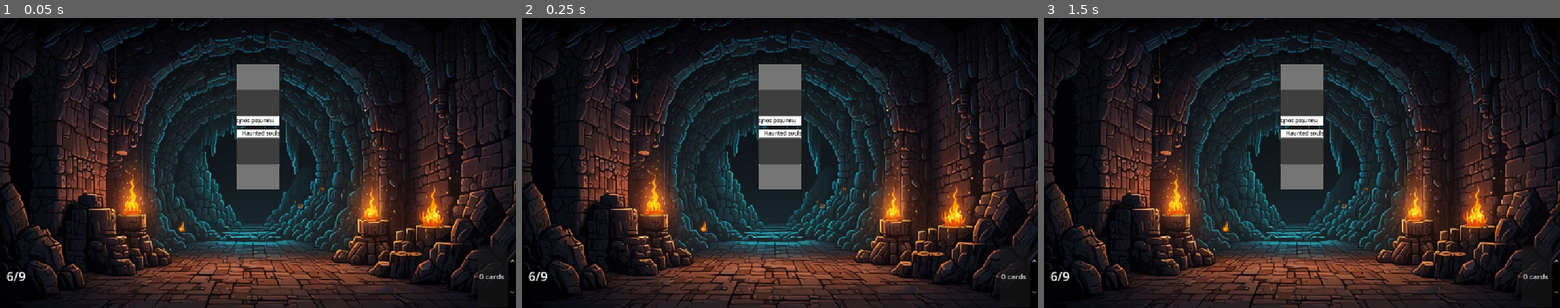
Above: before the commit, frames 1-3 (left to right).
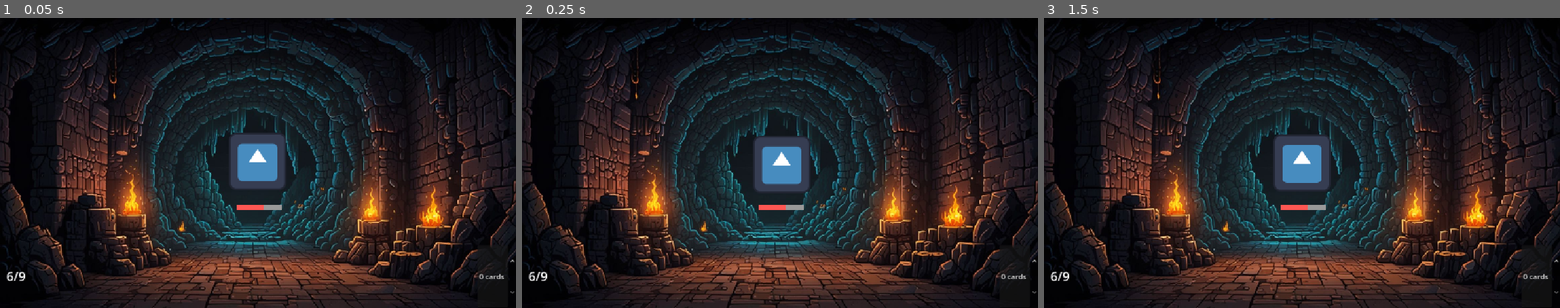
Above: after the commit, the same moments.

Repository: OteroJP/roguelito
Game: Godot game, scene res://ui/main.tscn
Two runs of this game, one before a commit and one after it. Both use one fixed random seed, a clock stepped at 60 frames per second and the inputs below. Before the commit the project has no main scene; this scene is started directly in both runs. The engine's default icon, where the game draws it, is replaced by a stand-in: a white triangle on a blue panel in a dark square.
Inputs (mouse positions are in pixels of both pictures, inside the frame that each line leads up to):
- Up to frame 1 (0.05 s): no input
- Up to frame 2 (0.25 s): no input
- Up to frame 3 (1.5 s): move the mouse to (1302, 96) at 0.52 s; click (1302, 96) at 0.67 s; tap Enter at 1.25 s; move the mouse to (1302, 160) at 1.27 s; click (1302, 160) at 1.42 s

The runs differ from the first frame. In frame 1, 3.9% of the frame differs, in the area x 44-56%, y 16-67%; in frame 2, 3.9%; in frame 3, 3.8%.
Error before the commit: Trying to assign value of type 'RichTextLabel' to a variable of type 'Label'. (res://ui/card_manager/card/card.gd:11)
Error after the commit: Invalid call. Nonexistent function '_setup' in base 'PanelContainer (Card)'. (res://ui/card_manager/card/card.gd:19)

Commit message:
fix typos and add frame awaits to handle instantaneous animations

Diff:
--- a/app/combat_room.gd
+++ b/app/combat_room.gd
@@ -12,8 +12,11 @@
 	_prepare_combat() #await?
 
 	#Add villain node
+	villain.prepare_deck()
+	hero.prepare_deck()
 	villain_container.add_child(villain.create_node())
 	dungeon.add_child(hero.create_node())
+
 	#TODO Add heor node
 
 	await start_combat()
@@ -47,11 +50,10 @@
 
 
 func _prepare_phases() -> Array[LoopPhase]:
-	return [
-		UpkeepLoop.new(hero, villain),
-		PlayerTurn.new(villain),
-		Resolution.new()
+	var phases: Array[LoopPhase] = [
+		UpkeepLoop.new(hero, villain),PlayerTurn.new(villain),Resolution.new()
 		]
+	return phases
 
 
 func _end_combat() -> void:
--- a/app/loops/_loop_phase.gd
+++ b/app/loops/_loop_phase.gd
@@ -1,4 +1,6 @@
 @abstract class_name LoopPhase extends RefCounted
+
+signal phase_ended
 
 var _have_loop_ended: Callable
 
--- a/app/loops/combat_loop/combat_loop.gd
+++ b/app/loops/combat_loop/combat_loop.gd
@@ -9,9 +9,13 @@
 	end_loop_triggers,
 	loop_phases,
 	) -> void:
-		assert(phases.size()>0 and end_conditions.size()>0
-		, "There should be at least a [CombatPhase] and an [EndCondition]"
+		assert(loop_phases.size()>0
+		, "There should be at least a [CombatPhase]"
 		)
+		assert(end_loop_triggers.size()>0
+		, "There should be at least a [EndCondition]"
+		)
+
 		end_conditions = end_loop_triggers
 		phases = loop_phases
 		_current_phase = -1
@@ -23,8 +27,11 @@
 	while not _should_end():
 		_current_phase = _current_phase + 1 % phases.size()
 		var phase = phases[_current_phase]
+		print("next phase is starting ", phase.get_script().get_global_name()," ",
+		phases.map(func(x): return x.get_script().get_global_name())
+		)
 		await phase.run()
-
+	print("While loop ended")
 
 func _should_end() -> bool:
 	#TODO run report
--- a/app/loops/combat_loop/player_turn.gd
+++ b/app/loops/combat_loop/player_turn.gd
@@ -11,6 +11,7 @@
 
 
 func run() -> void:
+	print("player turn started")
 	# Opcional: Before choosing card: spend mana for casting spell.
 	# TODO: Esto de abajo comentado lo implementaremos en otro sprint
 	#await _villain.activate_ability()
@@ -21,3 +22,4 @@
 	# On card play, check for symbol match:
 		# Add symbols to completed symbols box
 		# Symbol effect resolution (inmediatamente uno de 3 efectos genéricos).
+	phase_ended.emit()
--- a/app/loops/combat_loop/upkeep.gd
+++ b/app/loops/combat_loop/upkeep.gd
@@ -12,10 +12,14 @@
 
 
 func run() -> void:
+	print("upkeep started")
 	#await _hero.get_ready() # Hero shows stance
+	print("hero playing card")
 	await _hero.play_card() # Hero shows play intent of its card
+	print("villain drawing")
 	await _villain.draw() # villaino roba 1 carta
 	if _have_loop_ended.call():
 		return
+	phase_ended.emit()
 	# Si no le quedan cartas, pierde 1 de vida, mezcla su descarte en un nuevo mazo y roba.
 	# on_upkeep effects.
--- a/dungeon/character/_character.gd
+++ b/dungeon/character/_character.gd
@@ -17,6 +17,10 @@
 @abstract func play_card() -> void
 
 
+func prepare_deck() -> void:
+	deck.prepare()
+
+
 func take_damage(damage: int) -> void:
 	health -= damage
 	character_stats_changed.emit()
--- a/dungeon/character/hero/hero.gd
+++ b/dungeon/character/hero/hero.gd
@@ -9,7 +9,6 @@
 func create_node() -> HeroVisuals:
 	var hero_visuals: HeroVisuals = HERO_SCENE.instantiate() as HeroVisuals
 	_hero_visuals = hero_visuals.setup(self)
-	character_stats_changed.connect(_hero_visuals.update)
 	return _hero_visuals
 
 
@@ -22,6 +21,7 @@
 	_hero_visuals.play_card()
 	#await _hero_visuals.get_tree().process_frame
 	await _hero_visuals.played_card_anim_finished
+	pass
 
 
 #TODO? Implement stance selection -> actually, it goes after card resolution
--- a/dungeon/character/hero/hero_visuals.gd
+++ b/dungeon/character/hero/hero_visuals.gd
@@ -9,16 +9,22 @@
 
 var _hero: Hero
 
+
+func _ready() -> void:
+	name_label.text = _hero.character_name
+	life_bar.max_value = _hero.max_health
+	life_bar.value = _hero.health
+
+
 func setup(hero: Hero) -> HeroVisuals:
-	name_label.text = hero.character_name
-	life_bar.max_value = hero.max_health
-	life_bar.value = hero.health
 	_hero = hero
+	_hero.character_stats_changed.connect(update)
 	return self
 
 
 func play_card():
 	_shake_sprite()
+	await get_tree().process_frame
 	played_card_anim_finished.emit()
 
 
--- a/dungeon/character/villain/villain_cards.tscn
+++ b/dungeon/character/villain/villain_cards.tscn
@@ -36,11 +36,13 @@
 offset_transform_position = Vector2(0, -100)
 
 [node name="ConfirmButton" type="Button" parent="HandContainer/Buttons" unique_id=2048344342]
+unique_name_in_owner = true
 visible = false
 layout_mode = 2
 text = "CONFIRM"
 
 [node name="CancelButton" type="Button" parent="HandContainer/Buttons" unique_id=1006503502]
+unique_name_in_owner = true
 visible = false
 custom_minimum_size = Vector2(82, 0)
 layout_mode = 2
--- a/project.godot
+++ b/project.godot
@@ -11,6 +11,7 @@
 [application]
 
 config/name="Roguelito"
+run/main_scene="uid://c6a2ffow874yf"
 config/features=PackedStringArray("4.7", "GL Compatibility")
 config/icon="res://icon.svg"
 
--- a/ui/card_manager/card/card.gd
+++ b/ui/card_manager/card/card.gd
@@ -8,7 +8,7 @@
 var _data: CardData
 @onready var _art_frame: TextureRect = %Ilustration
 @onready var _name_tag: Label = %Title
-@onready var _effect_label: Label = %Effect
+@onready var _effect_label: RichTextLabel = %Effect
 var _bonus_effect_label: Label
 var _symbol_finish: TextureRect
 var _symbol_start: TextureRect
--- a/ui/main.tscn
+++ b/ui/main.tscn
@@ -71,11 +71,13 @@
 size_flags_vertical = 4
 
 [node name="Card2" parent="HBoxContainer/Panel/PlayingArea" unique_id=1032387873 instance=ExtResource("3_loxbi")]
+visible = false
 layout_mode = 2
 offset_transform_enabled = true
 offset_transform_rotation = 3.1415927
 
 [node name="Card3" parent="HBoxContainer/Panel/PlayingArea" unique_id=1174546503 instance=ExtResource("3_loxbi")]
+visible = false
 layout_mode = 2
 
 [node name="InteractiveContainer" type="MarginContainer" parent="HBoxContainer" unique_id=1834258728]
